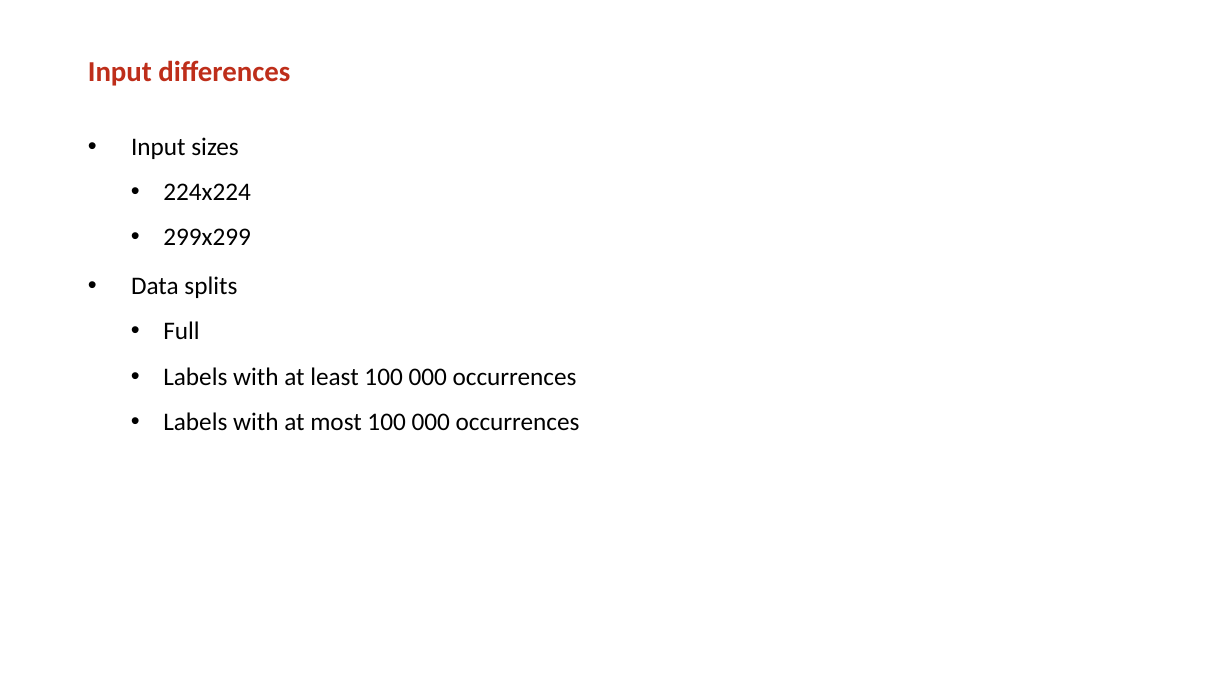
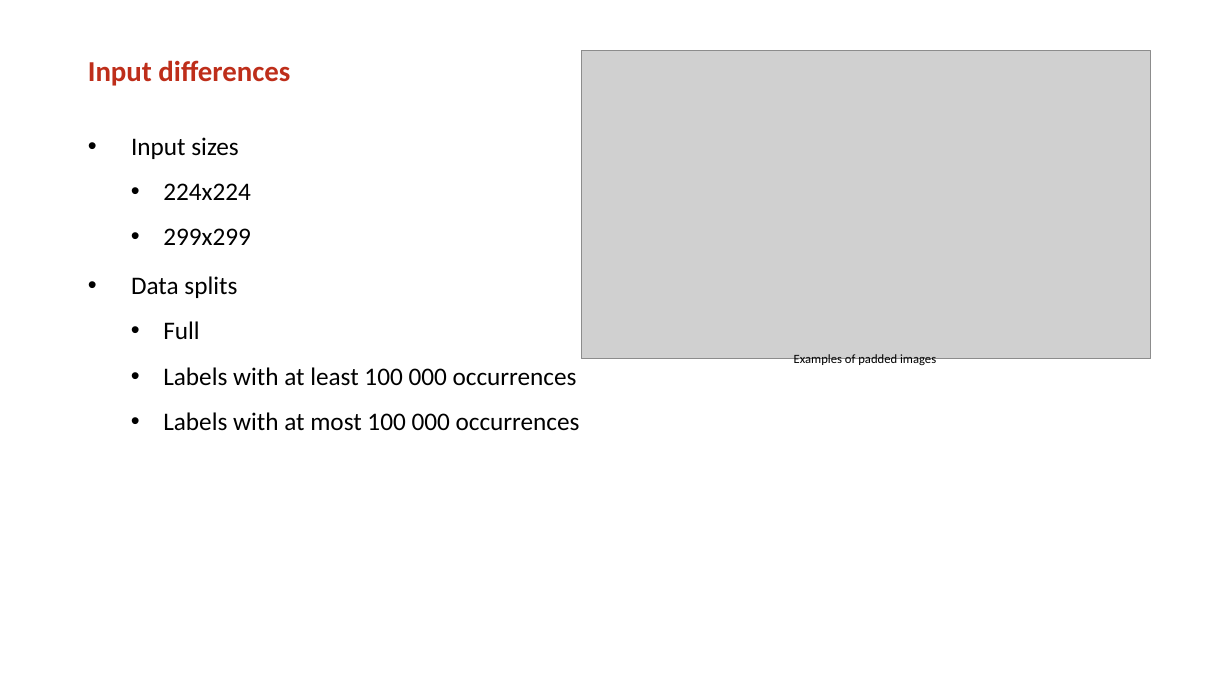
Before and after one commit to mickvanhulst/imaterialist_kaggle, a slide deck: slide 6 of presentation/final_presentation.pptx. Drawn at 1232x693 pixels with LibreOffice and Linux fonts; fonts in the diff are those of the drawing; grey boxes stand for pictures; background and template pictures are left out. Boxes give left, top, right and bottom in pixels: in the first picture for what was removed or moved away, otherwise in the second. Text is boxed around its words. In the diff, an @@ line names an element or a change of style, - is before the commit and + after.

```diff
--- a/presentation/final_presentation.pptx
+++ b/presentation/final_presentation.pptx
@@ picture added at (x1=581, y1=50, x2=1151, y2=358) @@
@@ text added at (x1=794, y1=354, x2=936, y2=367), 14 pt, text #000000 @@
+Examples of padded images
```
Also in this commit, not shown: 3 other slides changed.
